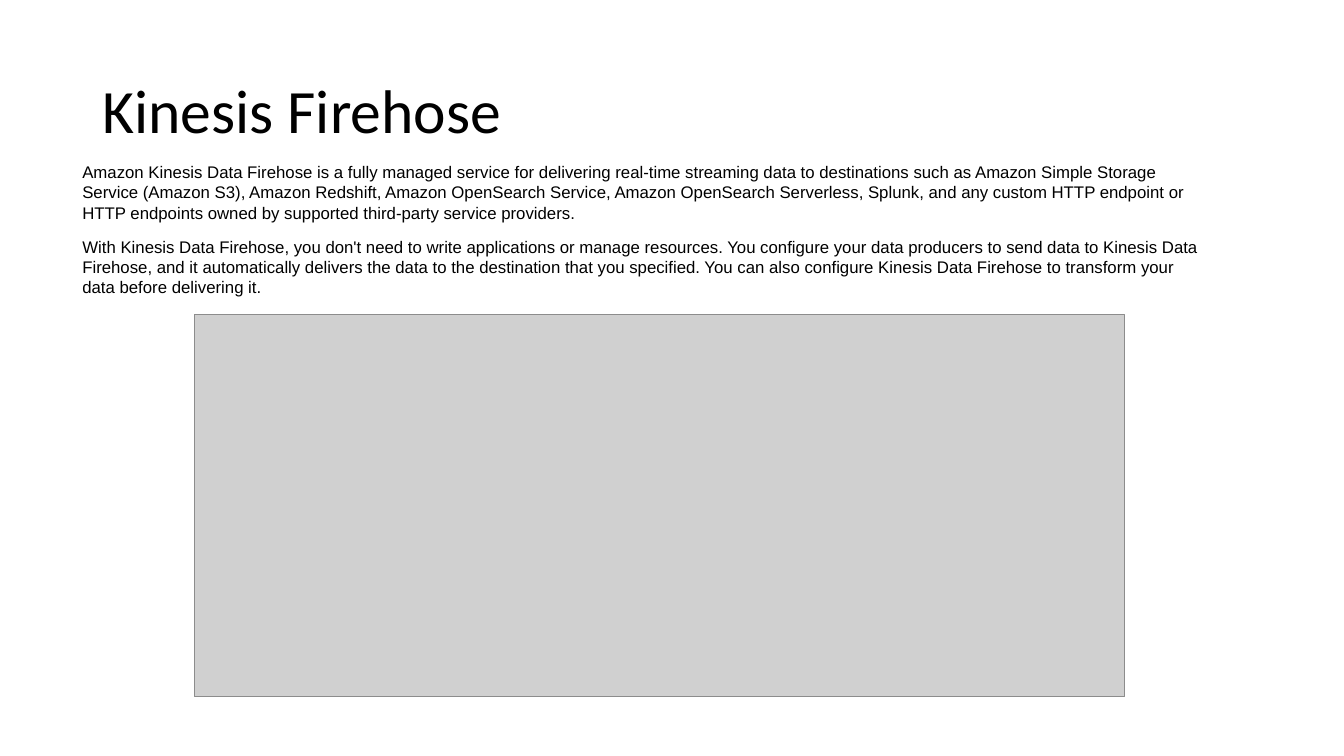
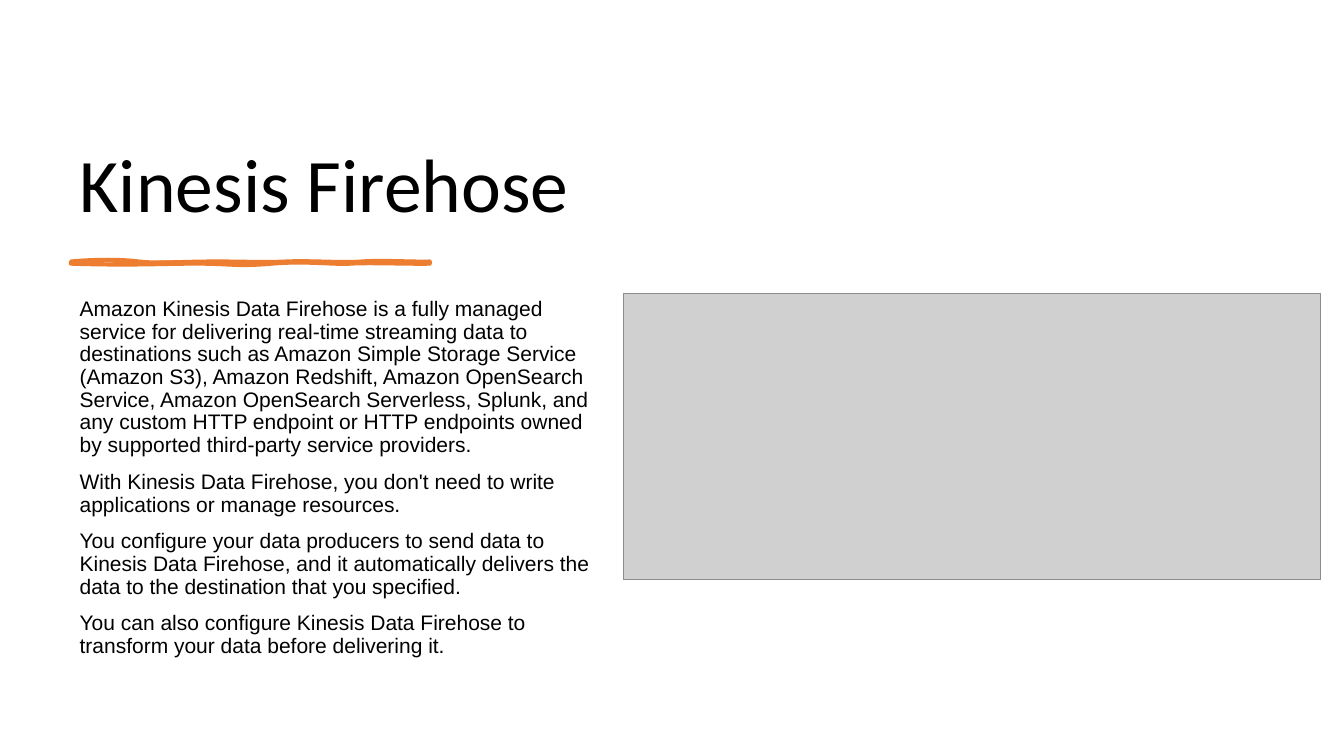
Before and after one commit to IlyaChakun/aws-iba-courses, a slide deck: slide 9 of lecture-materials/Analytics/Kinesis/Kinesis.pptx (slide 7 before the commit). Drawn at 1344x756 pixels with LibreOffice and Linux fonts; fonts in the diff are those of the drawing; grey boxes stand for pictures. Boxes give left, top, right and bottom in pixels: in the first picture for what was removed or moved away, otherwise in the second. Text is boxed around its words. In the diff, an @@ line names an element or a change of style, - is before the commit and + after.

```diff
--- a/lecture-materials/Analytics/Kinesis/Kinesis.pptx
+++ b/lecture-materials/Analytics/Kinesis/Kinesis.pptx
@@ title "Kinesis Firehose": place and size @@
-title "Kinesis Firehose" at <box>102,90,501,134</box>
+title "Kinesis Firehose" at <box>80,159,569,213</box>
@@ title "Kinesis Firehose" at <box>80,159,569,213</box>: size 44 to 54 pt; vertical alignment middle to bottom @@
@@ freeform shape added at <box>71,262,430,264</box>, fill #ED7D31, outline #ED7D31 3 pt @@
@@ text "Amazon Kinesis Data Firehose is ...": place and size @@
-text "Amazon Kinesis Data Firehose is ..." at <box>82,166,1197,297</box>
+text "Amazon Kinesis Data Firehose is ..." at <box>80,300,589,658</box>
@@ picture: place and size @@
-picture at <box>195,315,1125,697</box>
+picture at <box>624,293,1322,580</box>
@@ text at <box>80,300,588,457</box>: size 12 to 15 pt in "Amazon Kinesis Data Firehose is a fully ..."; line spacing 1 to 0.9 @@
@@ text at <box>80,473,589,658</box>: text changed; size 12 to 15 pt @@
-With Kinesis Data Firehose, you don't need to write applications or manage resources. You configure your data producers to send data to Kinesis Data Firehose, and it automatically delivers the data to the destination that you specified. You can also configure Kinesis Data Firehose to transform your data before delivering it.
+With Kinesis Data Firehose, you don't need to write applications or manage resources.
+You configure your data producers to send data to Kinesis Data Firehose, and it automatically delivers the data to the destination that you specified.
+You can also configure Kinesis Data Firehose to transform your data before delivering it.
```
Also in this commit, not shown: 12 other slides changed, 6 slides added, 2 slides removed.
